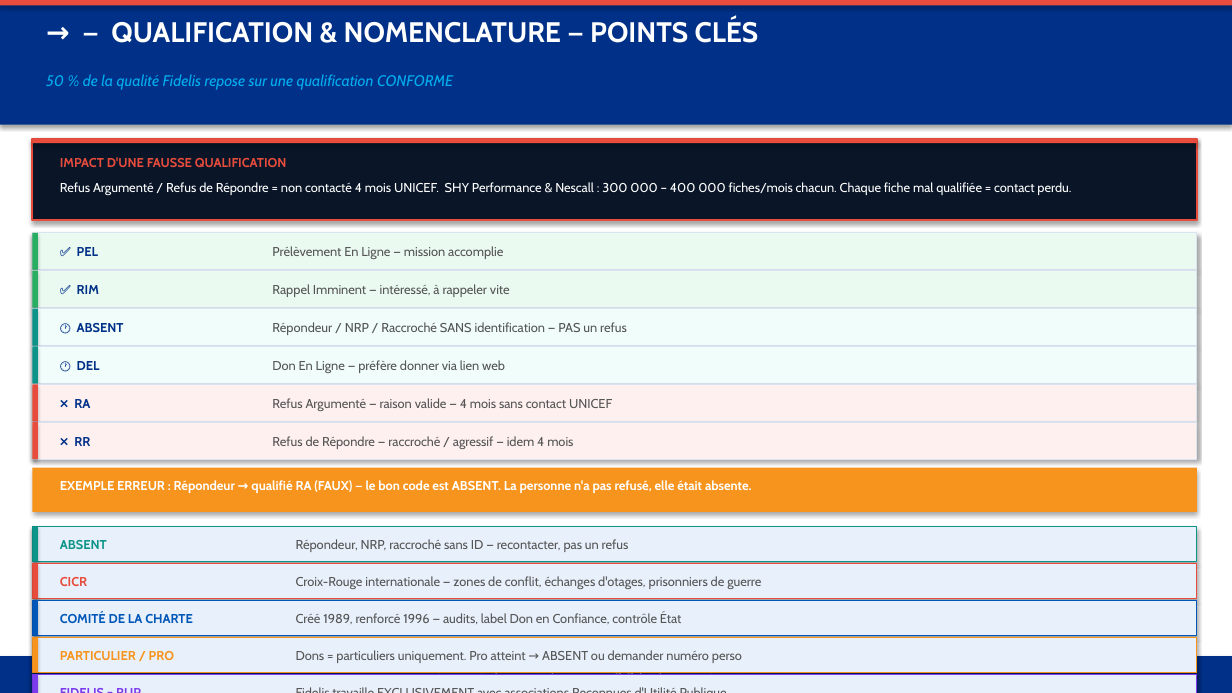
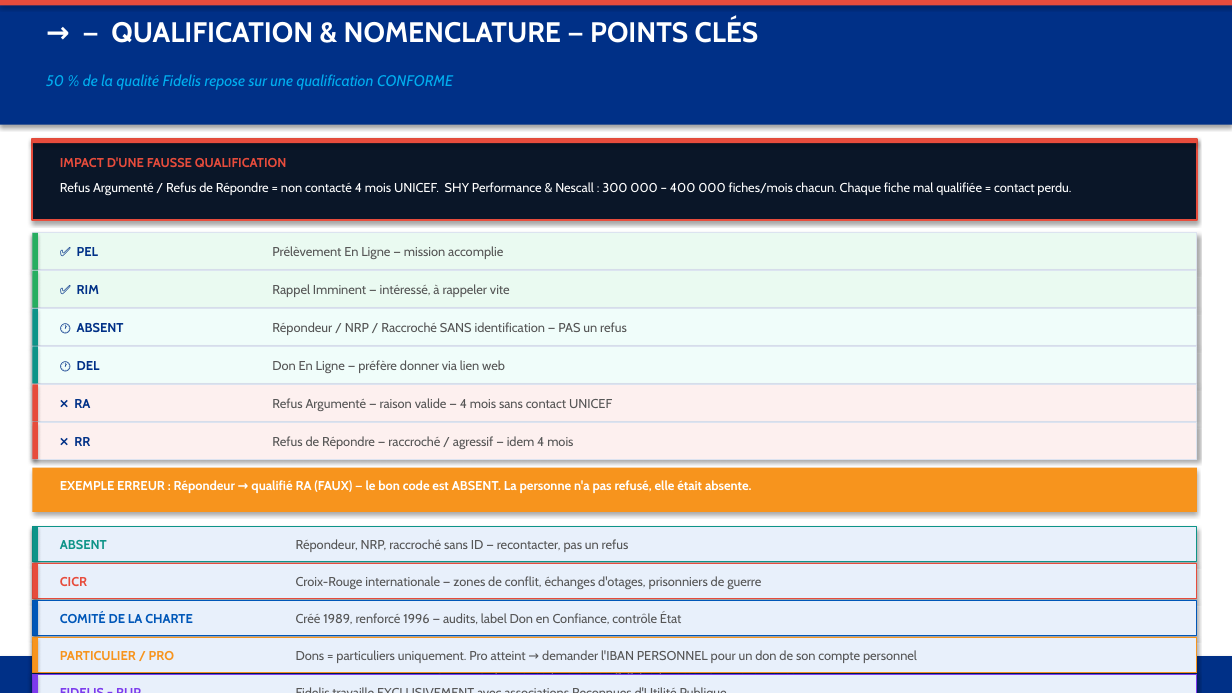
Before and after one commit to madsenfatou-code/fatou, a slide deck: slide 10 of Synthese_J2_Matin_Fidelis.pptx. Drawn at 1232x693 pixels with LibreOffice and Linux fonts; fonts in the diff are those of the drawing. Boxes give left, top, right and bottom in pixels: in the first picture for what was removed or moved away, otherwise in the second. Text is boxed around its words. In the diff, an @@ line names an element or a change of style, - is before the commit and + after.

```diff
--- a/Synthese_J2_Matin_Fidelis.pptx
+++ b/Synthese_J2_Matin_Fidelis.pptx
@@ text at (x1=296, y1=650, x2=917, y2=663): text changed @@
-Dons = particuliers uniquement. Pro atteint → ABSENT ou demander numéro perso
+Dons = particuliers uniquement. Pro atteint → demander l'IBAN PERSONNEL pour un don de son compte personnel
```
Also in this commit, not shown: 3 other slides changed, 3 other files.
